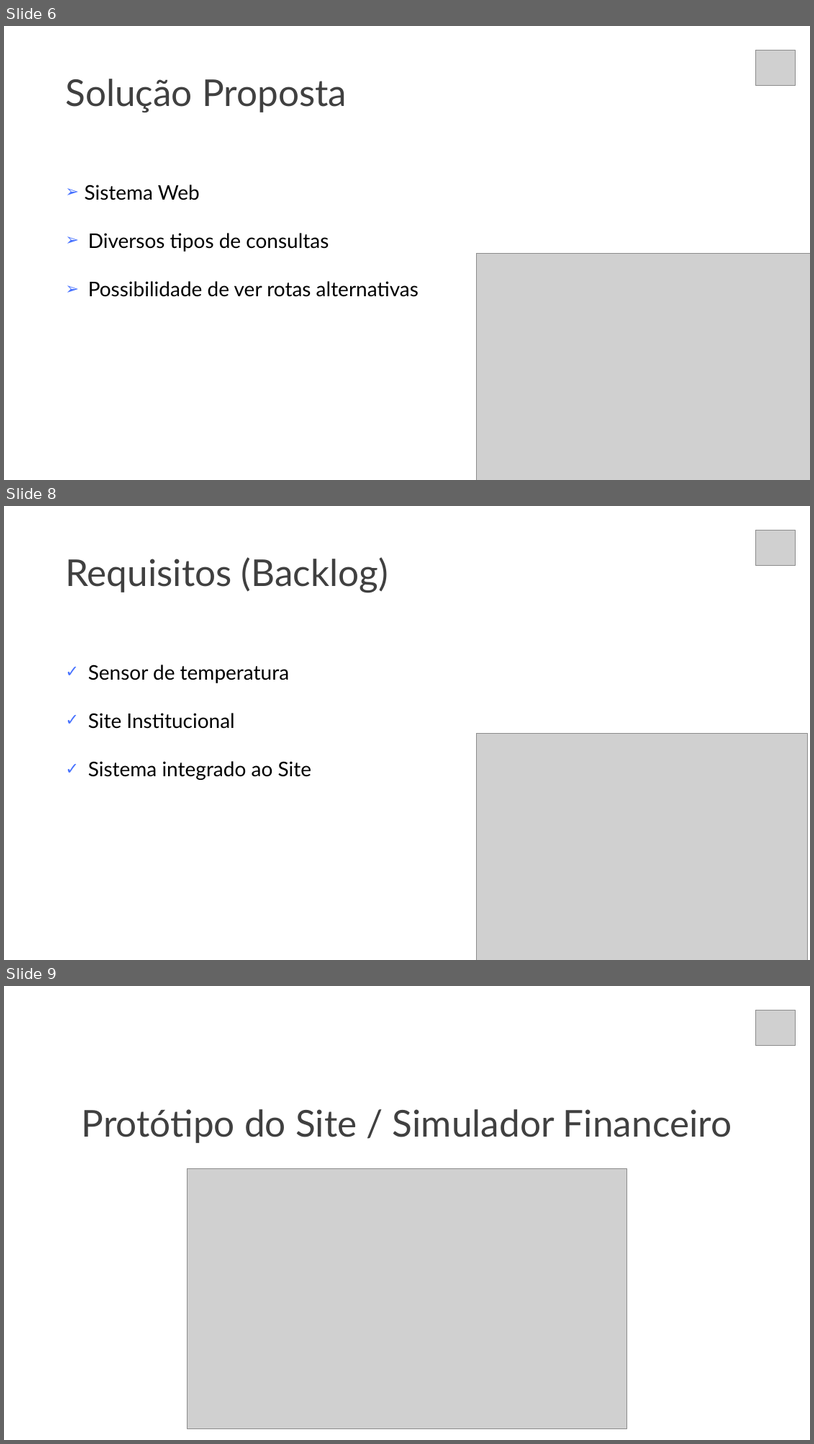
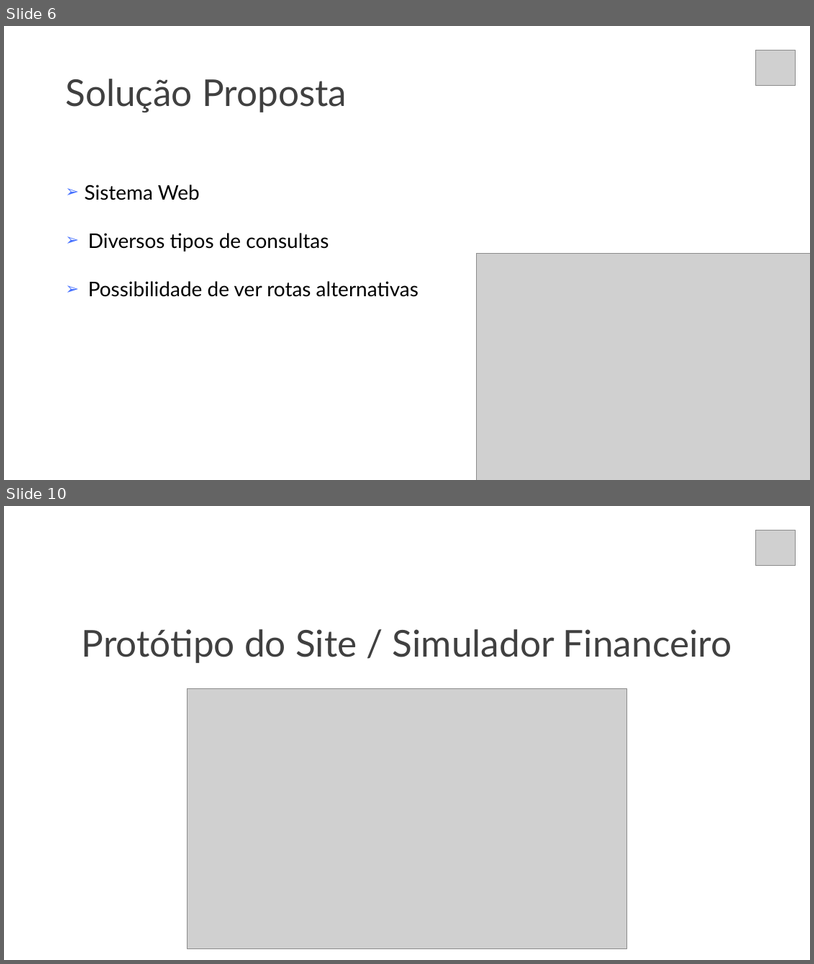
Before and after one commit to larissaSousa1998/segunda-sprint, a slide deck: Documentação/slide-synergy.pptx. Shown one above the other, each under a label of ours: slides 6, 8 and 9 before the commit, slides 6 and 10 after it; the slides between them are not shown. The pictures are 814x1444 and 814x964 pixels, drawn with LibreOffice and Linux fonts; fonts in the diff are those of the drawing; grey boxes stand for pictures. Boxes give left, top, right and bottom in pixels: in the first picture for what was removed or moved away, otherwise in the second. Text is boxed around its words. In the diff, an @@ line names an element or a change of style, - is before the commit and + after.

```diff
--- a/Documentação/slide-synergy.pptx
+++ b/Documentação/slide-synergy.pptx
@@ slide 8 removed at [4, 506, 810, 960], background #FFFFFF @@
@@ picture removed at [756, 530, 797, 566] @@
@@ title removed at [65, 557, 388, 592] @@
-Requisitos (Backlog)
@@ text removed at [88, 664, 312, 780] @@
-✓ Sensor de temperatura
-✓ Site Institucional
-✓ Sistema integrado ao Site
@@ picture removed at [477, 733, 808, 960] @@
@@ what was slide 9 is now slide 10 @@
```
Also in this commit, not shown: 1 slide changed, 5 slides added, 2 other slides removed, 2 other files.
